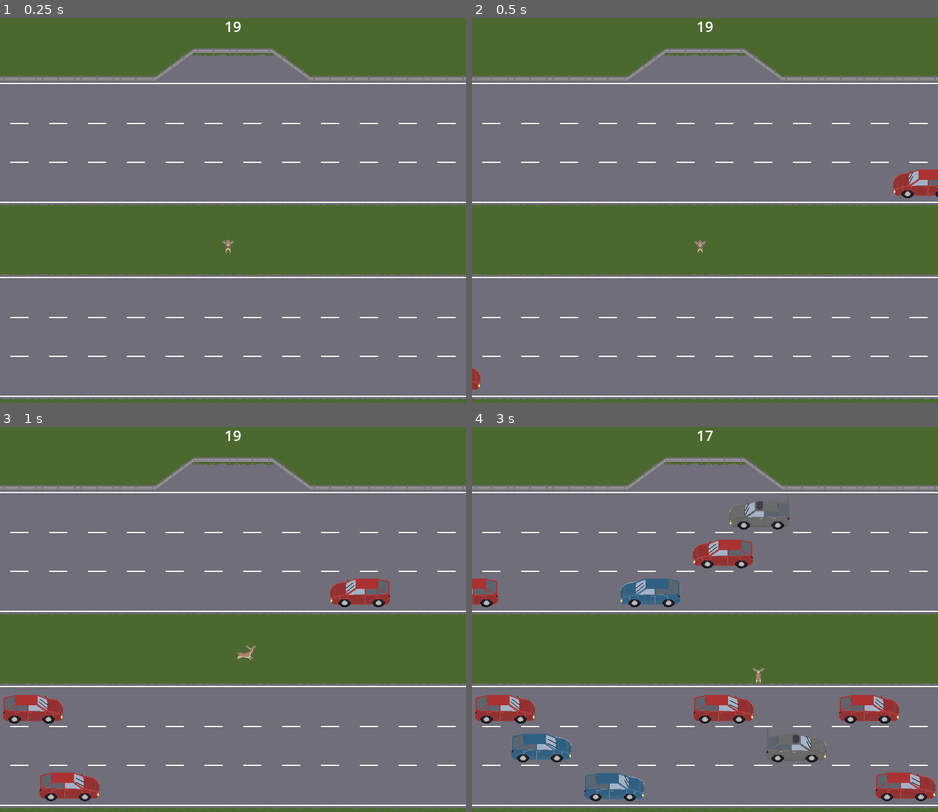
Above: before the commit, frames 1-4 (two rows, left to right).
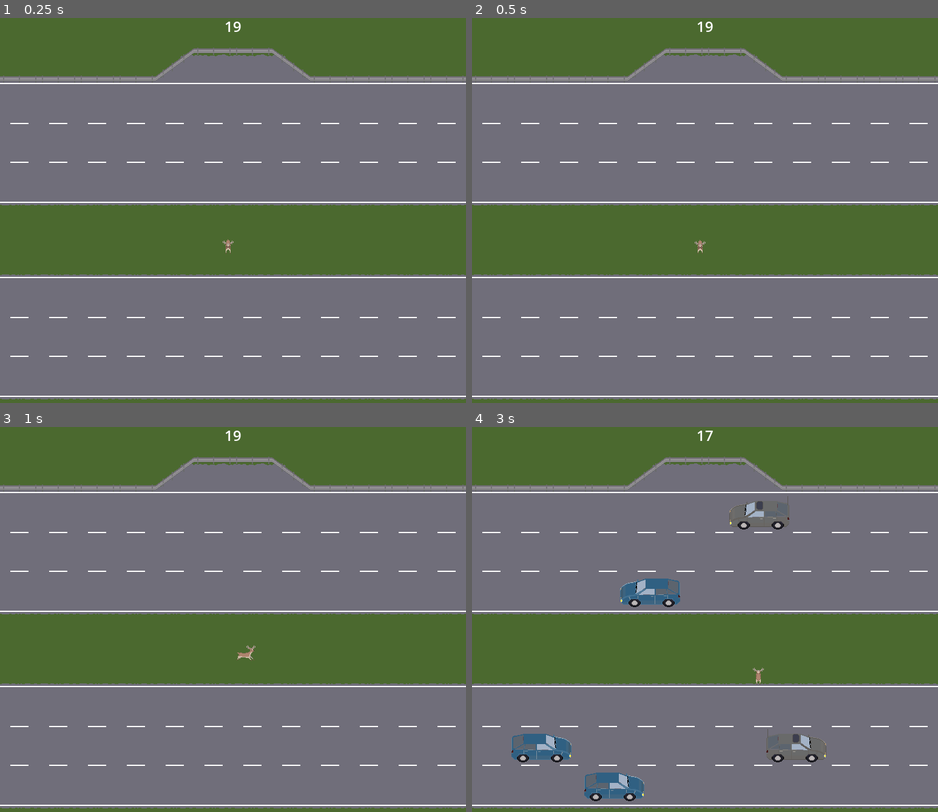
Above: after the commit, the same moments.

Repository: Pedro-T/deer-in-the-headlights
Game: Godot game, scene res://Main.tscn
The game is run twice, just before and just after one commit, with the same random seed, the same clock (stepped at 60 frames per second) and the same inputs.
Inputs:
- Up to frame 1 (0.25 s): no input
- Up to frame 2 (0.5 s): no input
- Up to frame 3 (1 s): hold D (move_right) from 0.53 s (still down)
- Up to frame 4 (3 s): release D (move_right) at 1.28 s; hold S (move_down) 1.28-2.03 s; hold D (move_right) 2.03-2.78 s; hold W (move_up) from 2.78 s (still down)

Frame 1 is identical in both runs. In frame 2, 0.7% of the frame differs, in the area x 0-100%, y 39-97%; in frame 3, 2.1%; in frame 4, 4.1%, in the area x 0-100%, y 19-98%.
Error after the commit: Cannot call method 'get_size' on a null value. (res://vehicle/vehicle.gd:27)

Commit message:
rework to support alternate animations for L/R or flip sprite by default

Diff:
--- a/deer-in-the-headlights/stage/traffic/vehicle_spawn_controller.gd
+++ b/deer-in-the-headlights/stage/traffic/vehicle_spawn_controller.gd
@@ -5,7 +5,7 @@
 @export var spawn_interval: float = 0.2
 
 const ANIMATIONS_PATH: String = "res://vehicle/animations"
-const VARIANT: String = "drive_wipers"
+const VARIANT: String = "L_driving_wipers"
 
 static var animations: Array[SpriteFrames] = []
 
--- a/deer-in-the-headlights/vehicle/Vehicle.tscn
+++ b/deer-in-the-headlights/vehicle/Vehicle.tscn
@@ -13,4 +13,4 @@
 
 [node name="AnimatedSprite2D" type="AnimatedSprite2D" parent="."]
 sprite_frames = ExtResource("2_gh616")
-animation = &"drive_wipers"
+animation = &"L_driving_wipers"
--- a/deer-in-the-headlights/vehicle/vehicle.gd
+++ b/deer-in-the-headlights/vehicle/vehicle.gd
@@ -17,9 +17,15 @@
 
 func _ready() -> void:
 	sprite.sprite_frames = sprite_frames
+
+	if move_direction == 1: #right-side movement. Look for an R_ variant, or just flip the animation
+		var right_animation: String = "R_" + animation_name.substr(2)
+		if sprite.sprite_frames.has_animation(right_animation):
+			animation_name = right_animation
+		else:
+			sprite.flip_h = true
 	collision_shape.shape.size = sprite.sprite_frames.get_frame_texture(animation_name, 0).get_size()
 	sprite.play(animation_name)
-	sprite.flip_h = move_direction == 1
 
 func _process(delta: float) -> void:
 	position.x += speed * delta * move_direction
